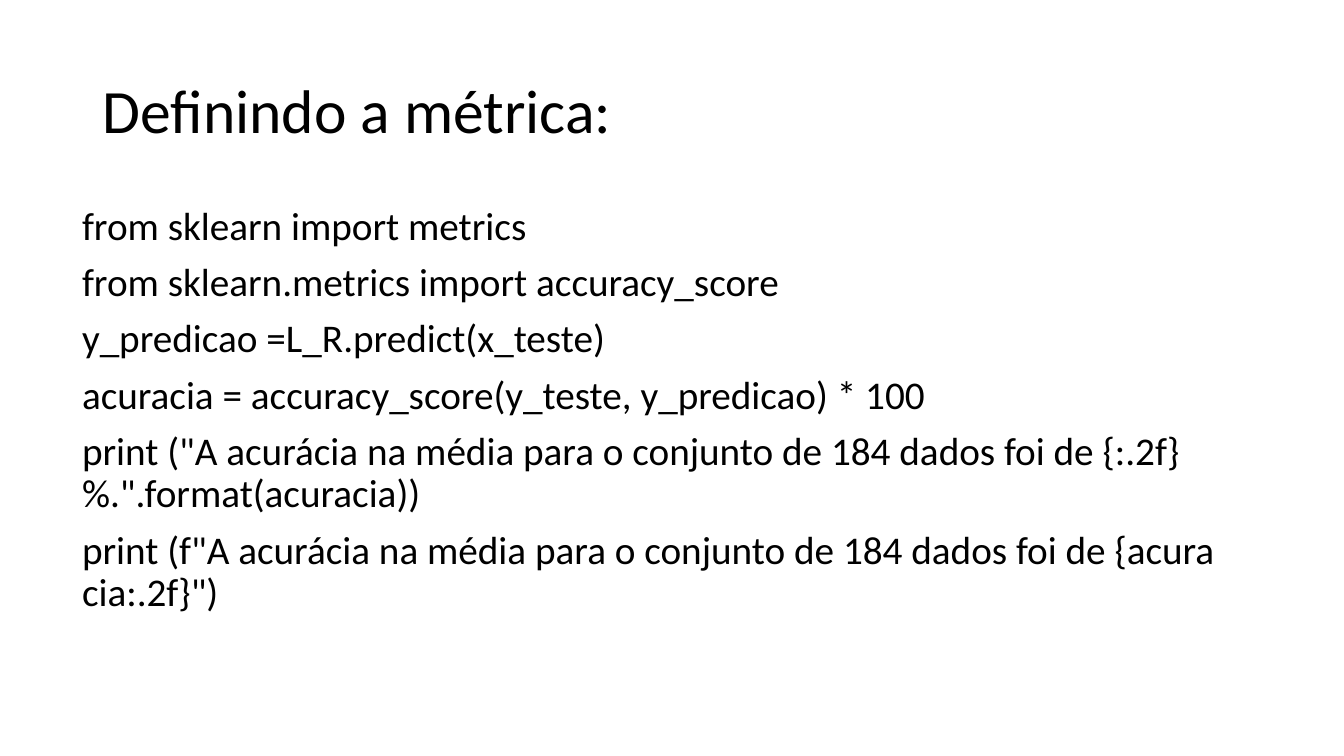
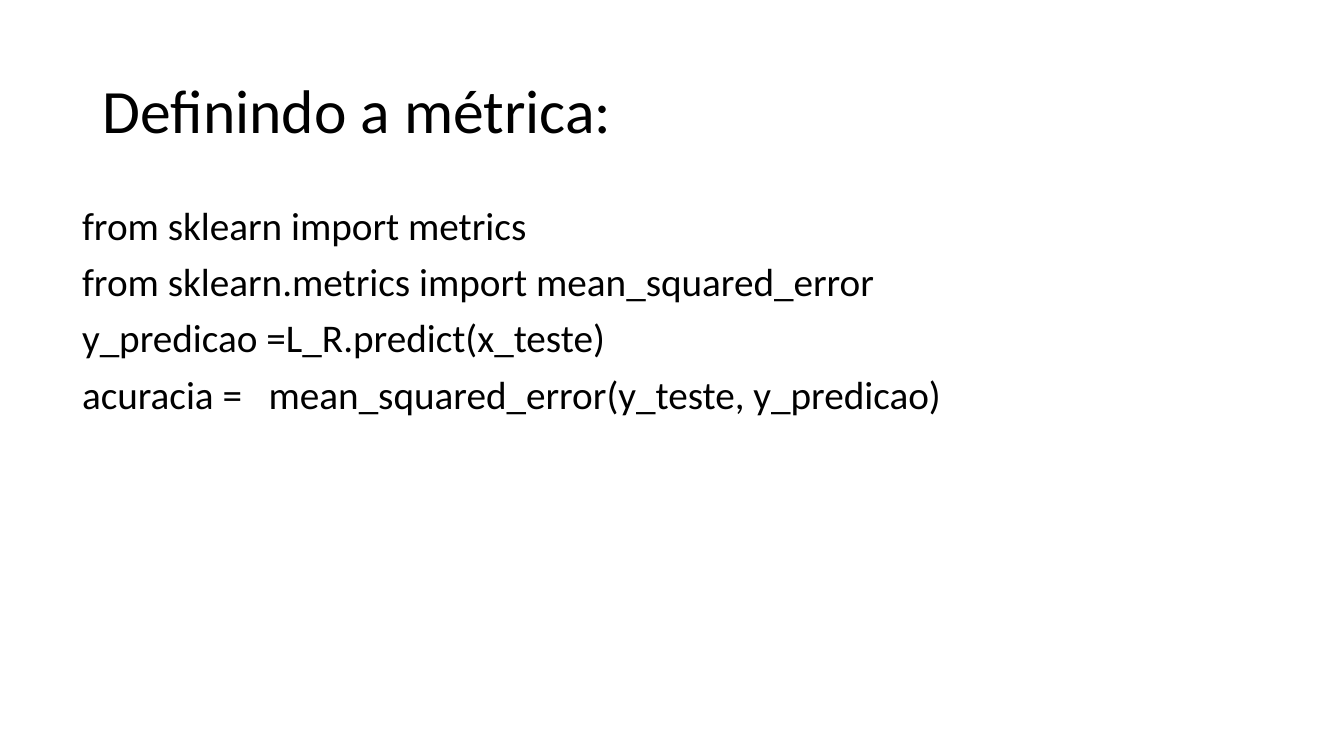
Before and after one commit to dourivaljunior/Curso-de-Data-Science, a slide deck: slide 34 of curso data science aula regressão linear.pptx. Drawn at 1344x756 pixels with LibreOffice and Linux fonts; fonts in the diff are those of the drawing. Boxes give left, top, right and bottom in pixels: in the first picture for what was removed or moved away, otherwise in the second. Text is boxed around its words. In the diff, an @@ line names an element or a change of style, - is before the commit and + after.

```diff
--- a/curso data science aula regressão linear.pptx
+++ b/curso data science aula regressão linear.pptx
@@ text at [82,268,874,303]: text changed @@
-from sklearn.metrics import accuracy_score
+from sklearn.metrics import mean_squared_error
@@ text at [82,380,940,416]: text changed @@
-acuracia = accuracy_score(y_teste, y_predicao) * 100
-print ("A acurácia na média para o conjunto de 184 dados foi de {:.2f}%.".format(acuracia))
-print (f"A acurácia na média para o conjunto de 184 dados foi de {acuracia:.2f}")
+acuracia = mean_squared_error(y_teste, y_predicao)
```
Also in this commit, not shown: 1 other slide changed.
